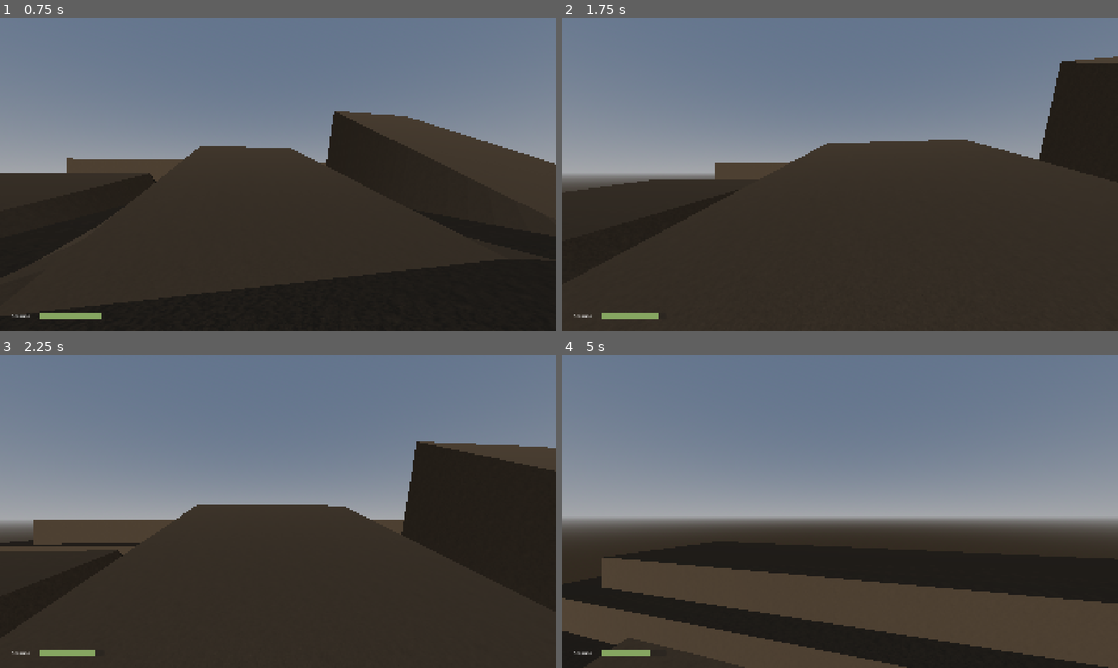
Above: before the commit, frames 1-4 (two rows, left to right).
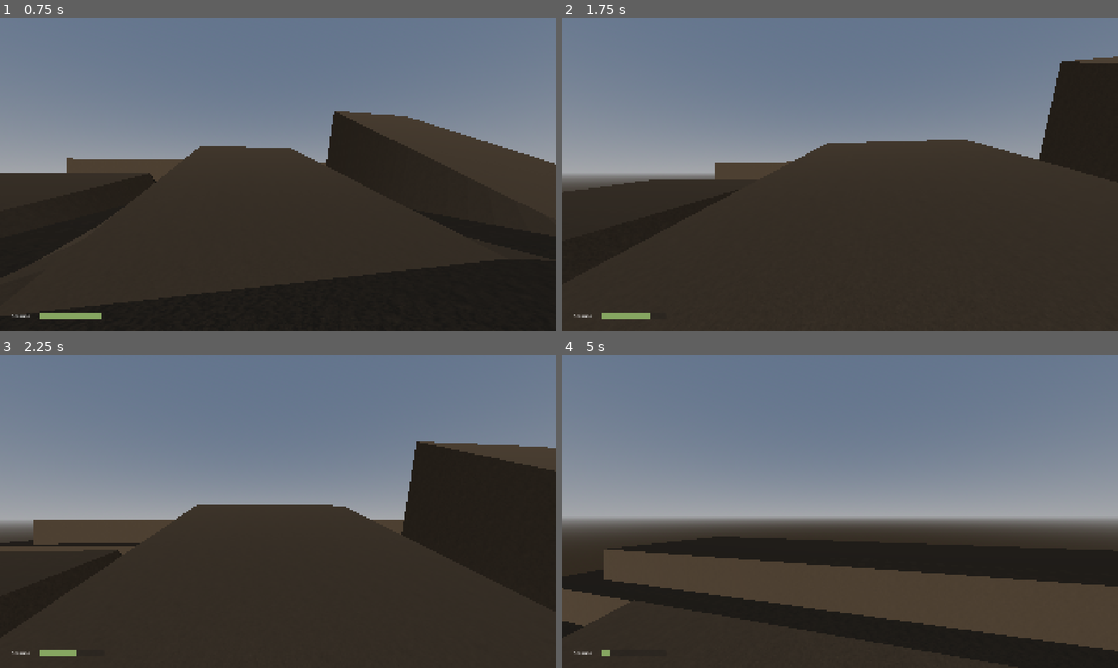
Above: after the commit, the same moments.

Repository: JFCarson/goon-tomb
Game: Godot game, scene res://main.tscn
Two runs of this game, one before a commit and one after it. Both use one fixed random seed, a clock stepped at 60 frames per second and the inputs below.
Inputs (mouse positions are in pixels of both pictures, inside the frame that each line leads up to):
- Up to frame 1 (0.75 s): tap Enter at 0.5 s; move the mouse to (305, 174) at 0.52 s; hold W (move_forward) from 0.53 s (still down); hold Shift (sprint) from 0.53 s (still down)
- Up to frame 2 (1.75 s): keep holding W (move_forward); tap Space (jump) at 0.77, 0.8, 1.07, 1.35, 1.52 s; move the mouse to (812, 174) at 1.27 s; release Shift (sprint) at 1.28 s; tap Shift (sprint) at 1.55 s
- Up to frame 3 (2.25 s): keep holding W (move_forward); tap Space (jump) at 1.82 s; move the mouse to (289, 505) at 2.02 s; hold Shift (sprint) from 2.03 s (still down)
- Up to frame 4 (5 s): keep holding W (move_forward); tap Space (jump) at 2.3, 3.02, 3.32, 3.6, 3.77, 4.07, 4.52, 4.82 s; move the mouse to (834, 517) at 2.77 s; release Shift (sprint) at 2.78 s; tap Shift (sprint) at 2.85, 4.35 s; move the mouse to (878, 514) at 3.52 s; move the mouse to (795, 508) at 4.27 s

Frame 1 is identical in both runs. In frame 2, less than 0.1% of the frame differs, in the area x 2-96%, y 12-97%; in frame 3, less than 0.1%; in frame 4, 12%, in the area x 0-100%, y 58-100%.

Commit message:
feat(player-controller): add stamina cost to jumping & improve hud

Diff:
--- a/src/hud/scripts/hud.gd
+++ b/src/hud/scripts/hud.gd
@@ -1,9 +1,28 @@
 class_name HUD
 extends Control
 
+
+@export var bar_speed : float
 @onready var stamina_bar : ProgressBar = $MarginContainer/InfoBars/Stamina/StaminaBar
+
+var stamina_bar_initialized : bool = false
+var displayed_stamina : float = 0.0
+var target_stamina : float = 0.0
+
+
+func _process(delta : float) -> void:
+	if not stamina_bar_initialized:
+		return
+
+	displayed_stamina = move_toward(displayed_stamina, target_stamina, bar_speed * delta)
+	stamina_bar.value = displayed_stamina
 
 
 func update_stamina(current_stamina : float, max_stamina : float) -> void:
-	stamina_bar.max_value = max_stamina
-	stamina_bar.value = current_stamina
+	target_stamina = current_stamina
+
+	if not stamina_bar_initialized:
+		displayed_stamina = current_stamina
+		stamina_bar.max_value = max_stamina
+		stamina_bar.value = current_stamina
+		stamina_bar_initialized = true
--- a/src/player/player.tscn
+++ b/src/player/player.tscn
@@ -26,6 +26,7 @@
 jump_height = 10.0
 max_stamina = 100.0
 stamina_sprint_drain_rate = 15.0
+stamina_jump_cost = 20.0
 stamina_regeneration_rate = 15.0
 stamina_regeneration_delay = 1.5
 metadata/_custom_type_script = "uid://iqkm3onig8v1"
@@ -48,3 +49,4 @@
 
 [node name="HUD" parent="CanvasLayer" unique_id=190508894 instance=ExtResource("2_rxibo")]
 mouse_filter = 2
+bar_speed = 100.0
--- a/src/player/scripts/player.gd
+++ b/src/player/scripts/player.gd
@@ -30,6 +30,7 @@
 @export_group("Stamina")
 @export var max_stamina : float
 @export var stamina_sprint_drain_rate : float
+@export var stamina_jump_cost : float
 @export var stamina_regeneration_rate : float
 @export var stamina_regeneration_delay : float
 @onready var stamina : float = max_stamina
@@ -69,7 +70,7 @@
 	var forwardness : float = (-input_vector.y + 1.0) / 2.0
 
 	# Update the player's sprint state.
-	var can_sprint : bool = forwardness > 0.5 and not input_vector.is_zero_approx() and stamina > 0.0 and not is_sprint_locked
+	var can_sprint : bool = forwardness > 0.5 and not input_vector.is_zero_approx() and stamina > 0.0 and not is_sprint_locked and is_on_floor()
 	is_sprinting = Input.is_action_pressed("sprint") and can_sprint
 
 	# Remove sprint lock once sprint input is no longer pressed.
@@ -115,7 +116,10 @@
 		velocity.z = move_toward(velocity.z, 0.0, acceleration * control * delta)
 
 	# Handle jumping.
-	if Input.is_action_just_pressed("jump") and is_on_floor():
+	var can_jump : bool = is_on_floor() and stamina >= stamina_jump_cost
+	if Input.is_action_just_pressed("jump") and can_jump:
+		stamina -= stamina_jump_cost
+		stamina_regeneration_timer = stamina_regeneration_delay
 		velocity.y = sqrt(2.0 * jump_height)
 
 	move_and_slide()
